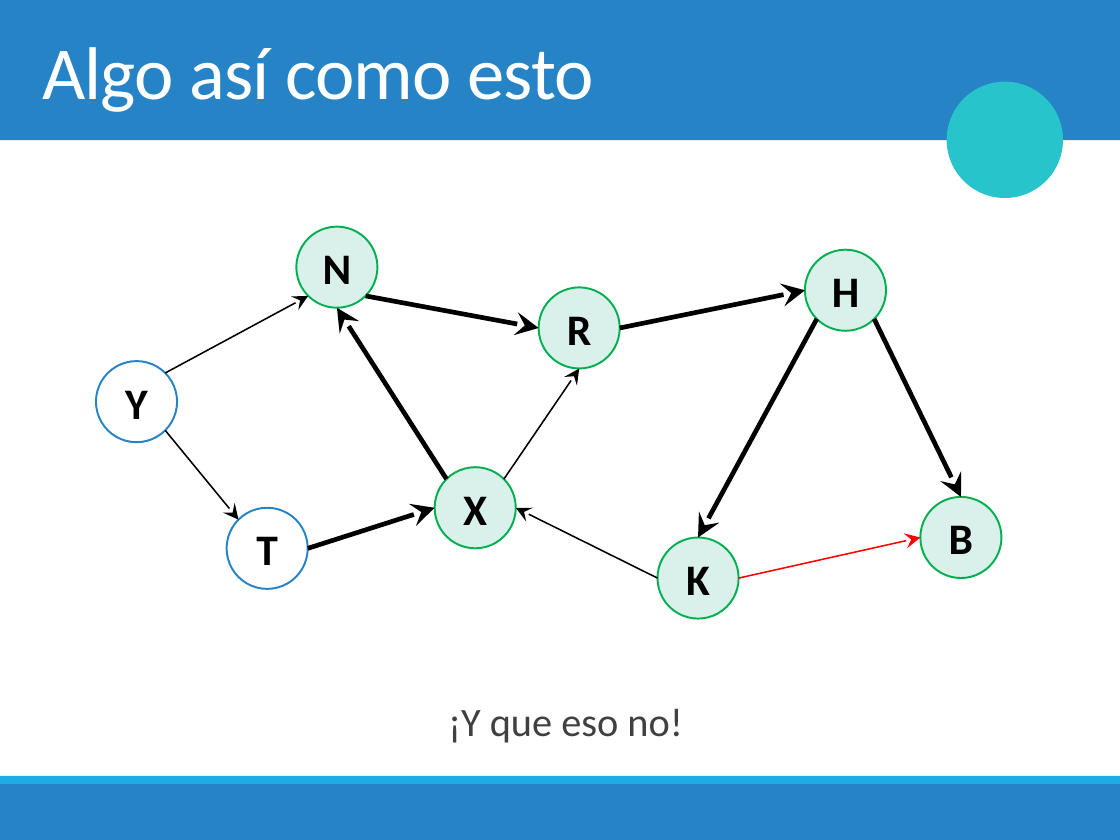
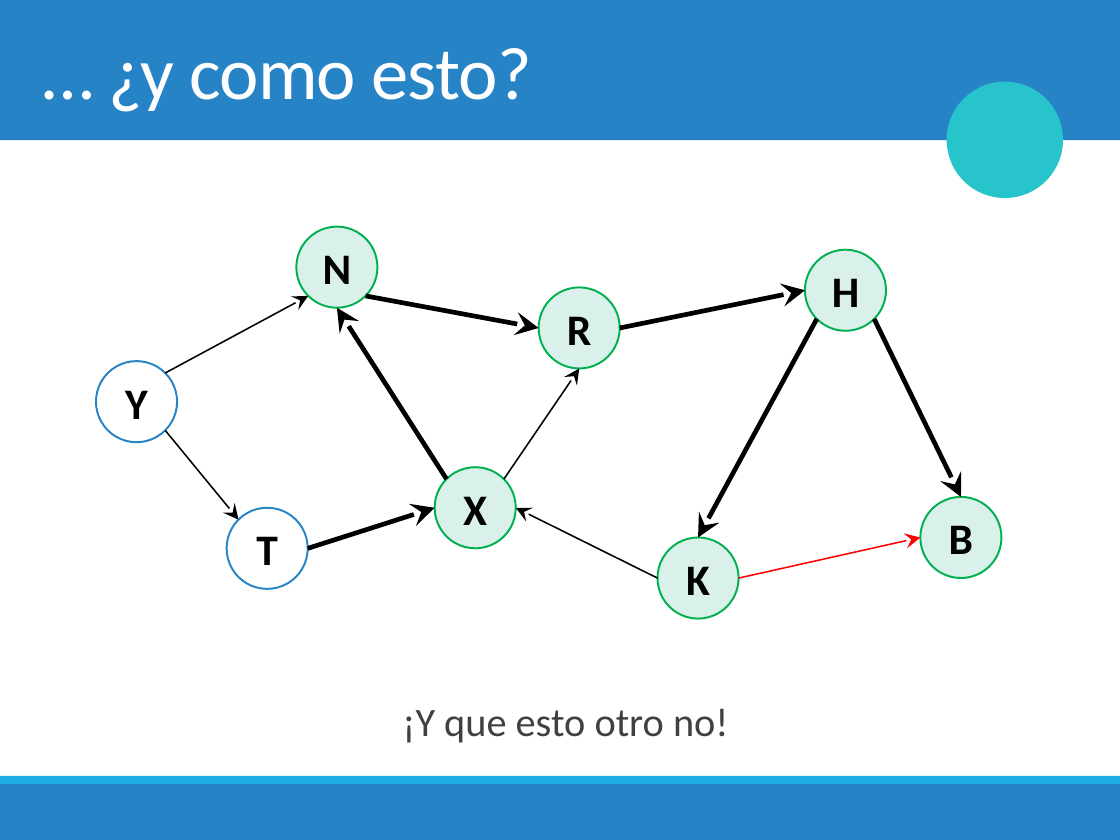
Before and after one commit to mplazadelosreyes/2018-2, a slide deck: slide 33 of Clases/13. Grafos & Depth First Search.pptx. Drawn at 1120x840 pixels with LibreOffice and Linux fonts; fonts in the diff are those of the drawing; background and template pictures are left out. Boxes give left, top, right and bottom in pixels: in the first picture for what was removed or moved away, otherwise in the second. Text is boxed around its words. In the diff, an @@ line names an element or a change of style, - is before the commit and + after.

```diff
--- a/Clases/13. Grafos & Depth First Search.pptx
+++ b/Clases/13. Grafos & Depth First Search.pptx
@@ title at (x1=109, y1=48, x2=533, y2=112): text changed @@
-Algo así como esto
+… ¿y como esto?
@@ text at (x1=402, y1=708, x2=728, y2=743): text changed @@
-  ¡Y que eso no!
+  ¡Y que esto otro no!
```
Also in this commit, not shown: 41 other slides changed, 23 slides added, 1 slide removed, 5 other files.
